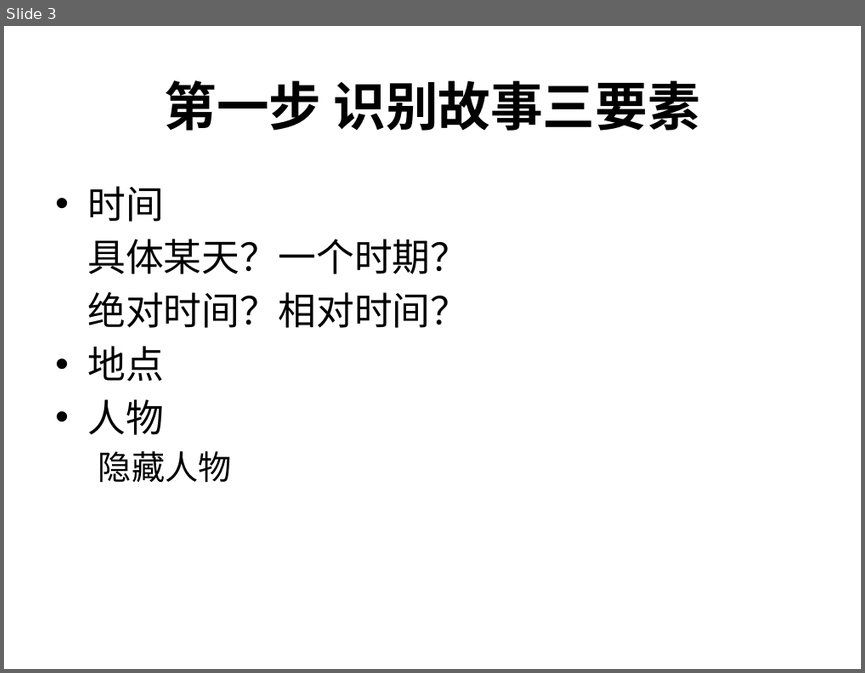
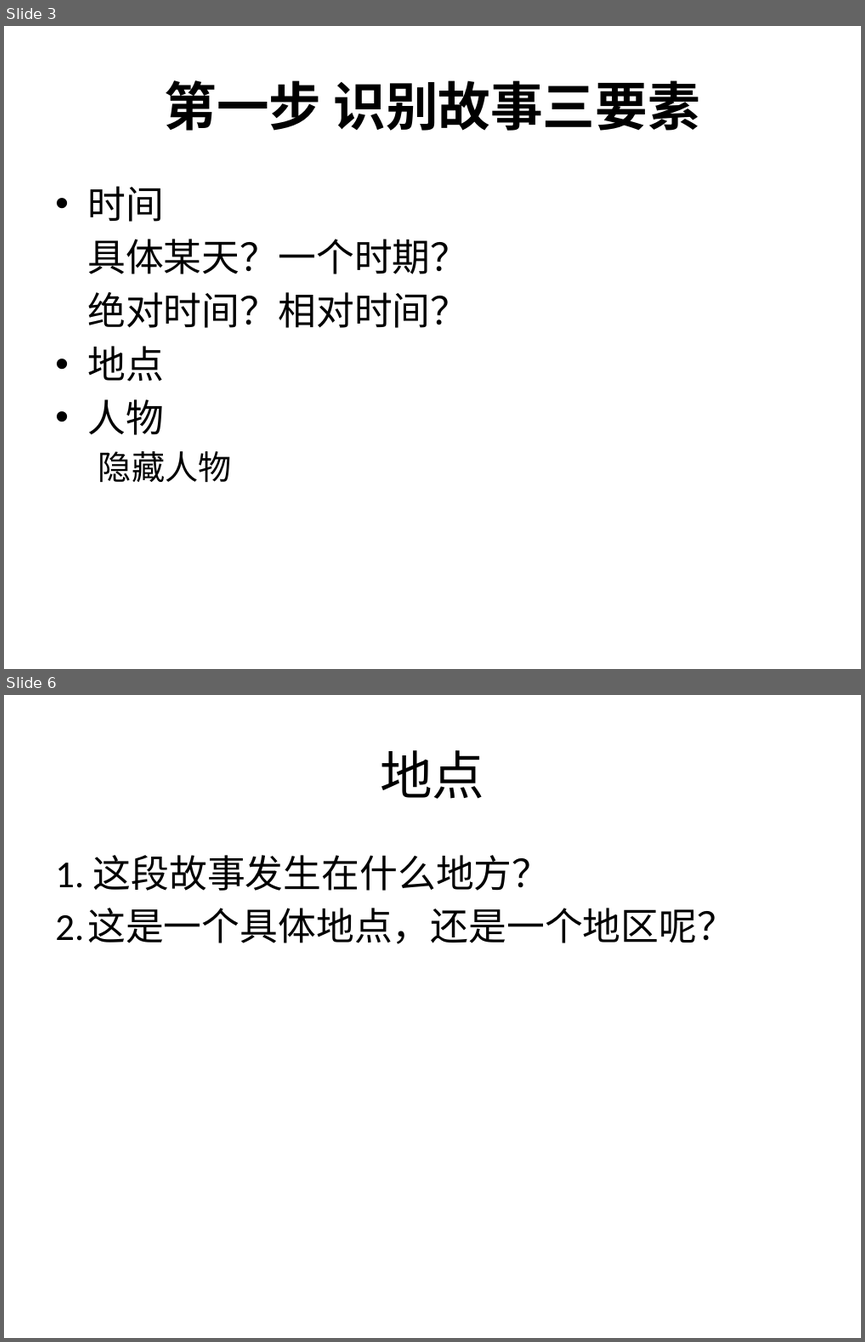
Before and after one commit to zy-hz/my-bible, a slide deck: 课程设计/马可福音查经/PPT/01.pptx. Shown one above the other, each under a label of ours: slide 3 before the commit, slides 3 and 6 after it; the slides between them are not shown. The pictures are 865x673 and 865x1342 pixels, drawn with LibreOffice and Linux fonts; fonts in the diff are those of the drawing. Boxes give left, top, right and bottom in pixels: in the first picture for what was removed or moved away, otherwise in the second. Text is boxed around its words. In the diff, an @@ line names an element or a change of style, - is before the commit and + after.

```diff
--- a/课程设计/马可福音查经/PPT/01.pptx
+++ b/课程设计/马可福音查经/PPT/01.pptx
@@ slide 6 added at (4, 695, 861, 1338), background #FFFFFF @@
@@ title added at (380, 750, 484, 799), 44 pt, text #000000 @@
+地点
@@ text added at (55, 855, 735, 944), 32 pt, text #000000 @@
+1. 这段故事发生在什么地方？
+2. 这是一个具体地点，还是一个地区呢？
```
Also in this commit, not shown: 12 other slides added, 1 slide removed.
